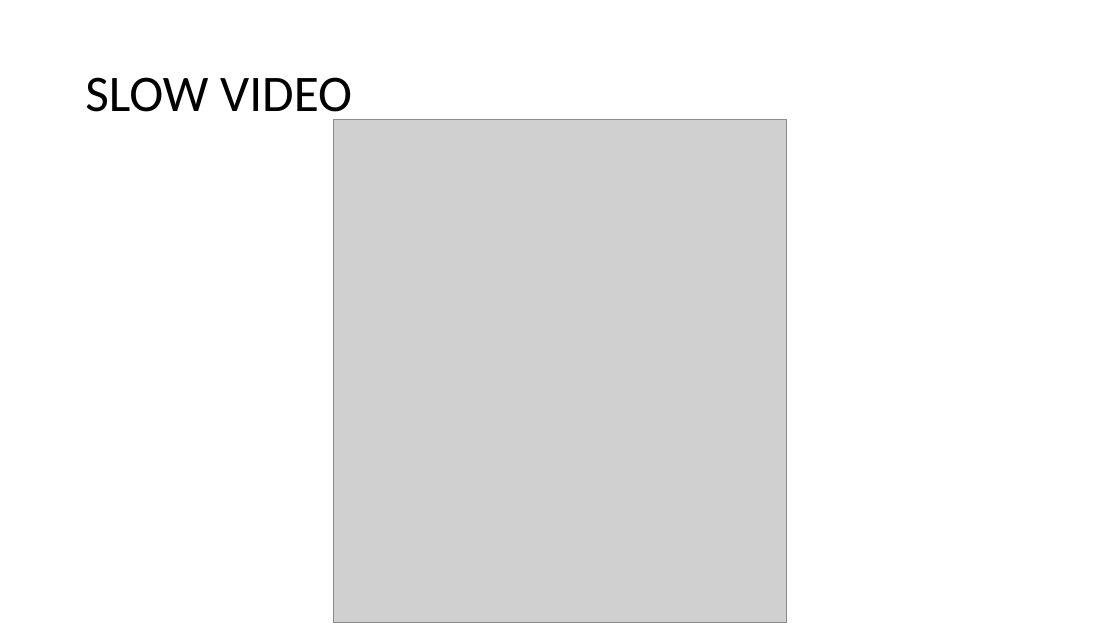
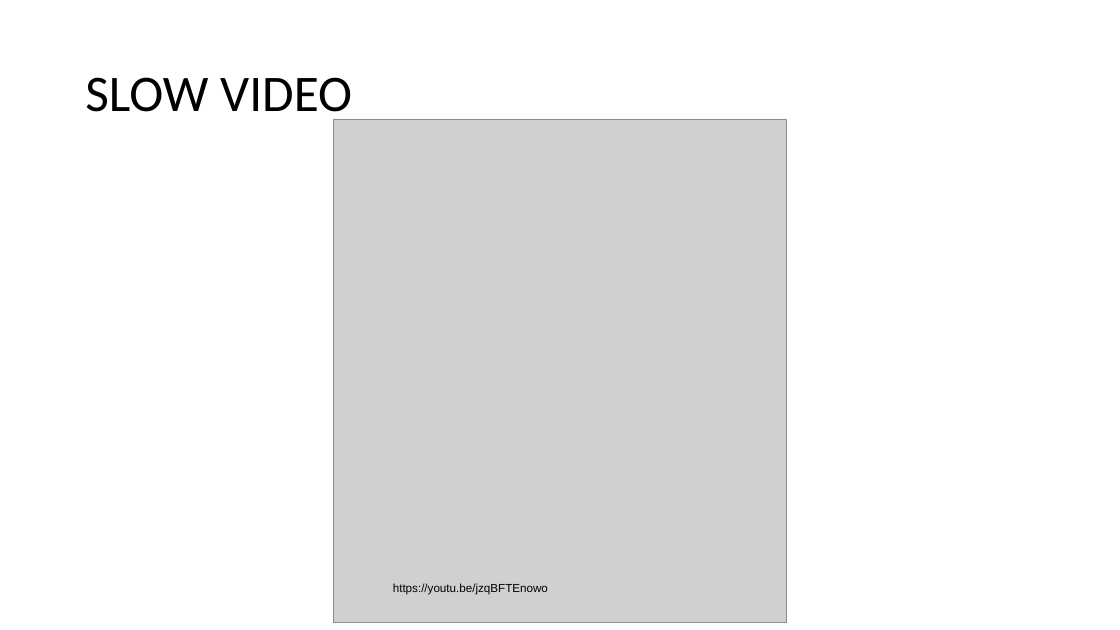
Before and after one commit to LarissaRickler/adlr-reports, a slide deck: slide 9 of 2. Milestone Report/presentation/milestone-presentation-short.odp. Drawn at 1120x630 pixels with LibreOffice and Linux fonts; fonts in the diff are those of the drawing; grey boxes stand for pictures. Boxes give left, top, right and bottom in pixels: in the first picture for what was removed or moved away, otherwise in the second. Text is boxed around its words. In the diff, an @@ line names an element or a change of style, - is before the commit and + after.

Commit message:
added link to video

```diff
--- a/2. Milestone Report/presentation/milestone-presentation-short.odp
+++ b/2. Milestone Report/presentation/milestone-presentation-short.odp
@@ text added at <box>393,583,548,595</box>, 10 pt, text #000000 @@
+https://youtu.be/jzqBFTEnowo
```
Also in this commit, not shown: 1 other slide changed, 1 slide added, 5 other files.
